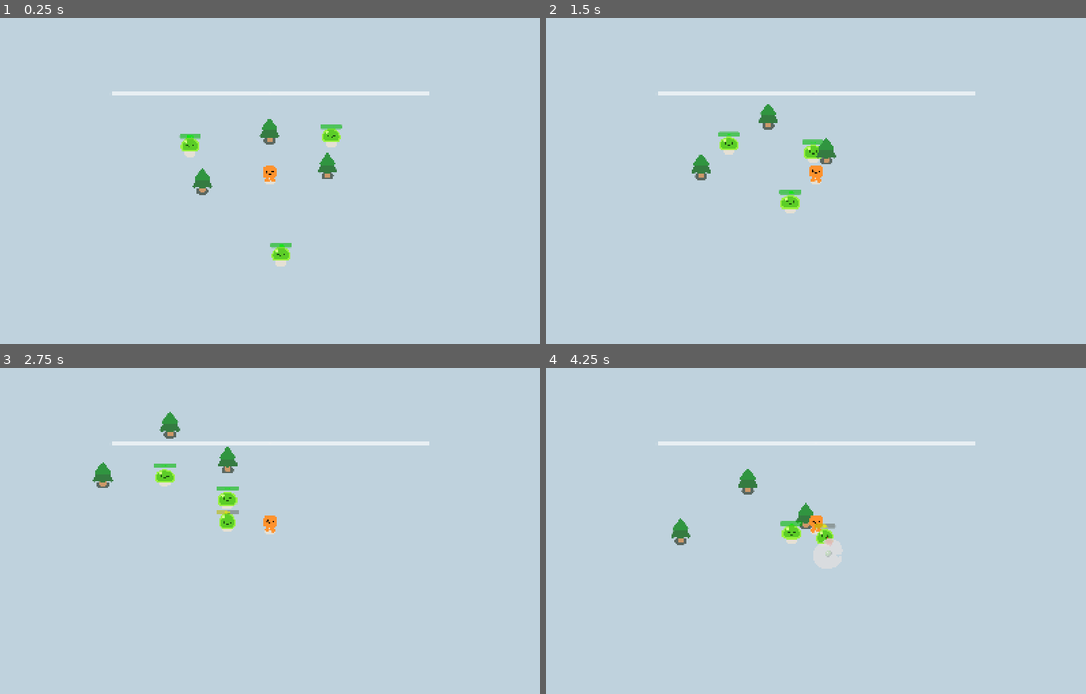
Above: before the commit, frames 1-4 (two rows, left to right).
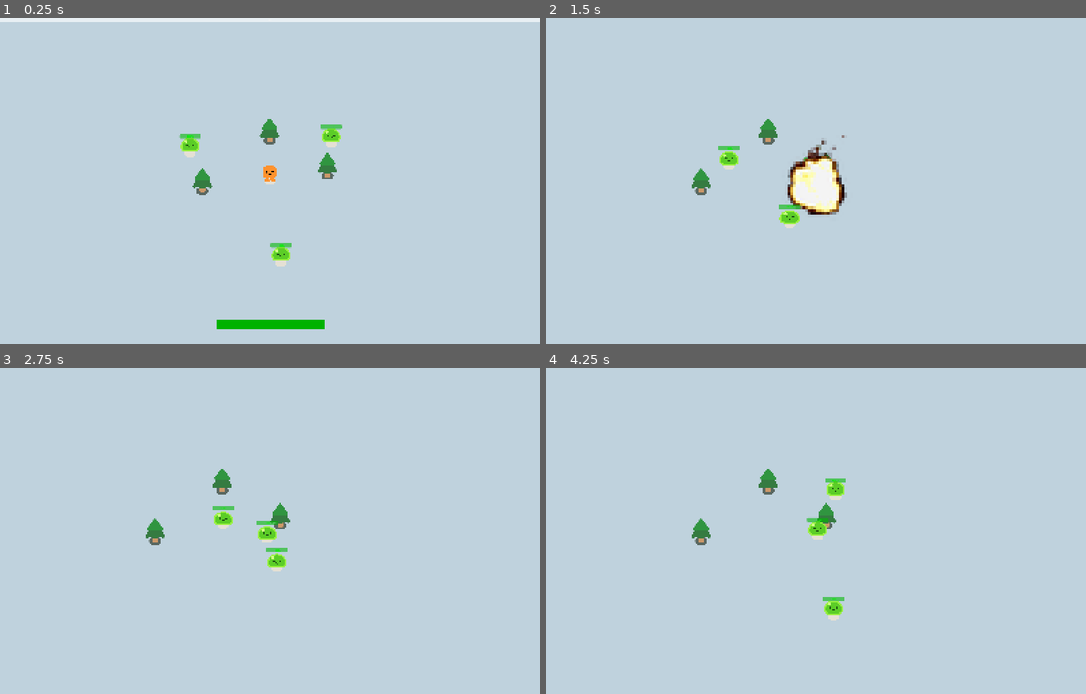
Above: after the commit, the same moments.

Repository: BromarBalkis/LampHireSurvivors
Game: Godot game, scene res://game.tscn
Two runs of this game, one before a commit and one after it. Both use one fixed random seed, a clock stepped at 60 frames per second and the inputs below.
Inputs:
- Up to frame 1 (0.25 s): no input
- Up to frame 2 (1.5 s): hold D (move_right) 0.53-1.28 s; hold S (move_down) from 1.28 s (still down)
- Up to frame 3 (2.75 s): release S (move_down) at 2.03 s; hold D (move_right) from 2.03 s (still down)
- Up to frame 4 (4.25 s): release D (move_right) at 2.78 s; hold W (move_up) 2.78-3.53 s; hold A (move_left) from 3.53 s (still down)

The runs differ from the first frame. In frame 1, 2.5% of the frame differs, in the area x 0-100%, y 0-96%; in frame 2, 3.9%, in the area x 20-80%, y 22-65%; in frame 3, 2.8%; in frame 4, 3.0%.

Commit message:
added player hp, improved experience orb collection

Diff:
--- a/Gun2.gd
+++ b/Gun2.gd
@@ -4,7 +4,11 @@
 var target_enemy
 var player
 
+#player-affected stats
 @export var damage: float = 35
+var bullet_size #kinda redundant? maybe for further enemies it matters #could have bullet penetration upgrade
+var projectile_count: float = 1
+
 
 var bullet_scene = preload("res://bullet.tscn")
 
@@ -37,10 +41,13 @@
 func _on_firing_speed_timeout() -> void:
 	if enemies_in_range.size() > 0:
 		var bullet_instance = bullet_scene.instantiate()
-		bullet_container.add_child(bullet_instance)
-		bullet_instance.global_position = $WeaponPivot/Pistol/Bullethole.global_position
-		bullet_instance.global_rotation = $WeaponPivot/Pistol/Bullethole.global_rotation
+		for i in projectile_count:
+			bullet_container.add_child(bullet_instance)
+			bullet_instance.global_position = $WeaponPivot/Pistol/Bullethole.global_position
+			bullet_instance.global_rotation = $WeaponPivot/Pistol/Bullethole.global_rotation
 
 func update_values() -> void:
 	$FiringSpeed.wait_time = 0.5/player.player_atk_spd
 	damage = 35*player.player_dmg_mult
+	projectile_count = player.player_projectile_count
+	bullet_size = player.player_projectile_size
--- a/bullet.gd
+++ b/bullet.gd
@@ -23,6 +23,8 @@
 func _physics_process(delta: float) -> void:
 	if target != null:
 		position += speed*target*delta
+	if target == null: #not sure if this will fix bullets stuck in place, i think that's caused by the target enemy being right on top of the gun then killed by something else
+		queue_free()
 
 
 func _on_body_entered(body: Node2D) -> void:
--- a/game.tscn
+++ b/game.tscn
@@ -1,10 +1,9 @@
-[gd_scene load_steps=6 format=3 uid="uid://b3u84076due2"]
+[gd_scene load_steps=5 format=3 uid="uid://b3u84076due2"]
 
 [ext_resource type="PackedScene" uid="uid://c1sx7bic4uhdj" path="res://player.tscn" id="1_80nbo"]
 [ext_resource type="PackedScene" uid="uid://c4r0jdhpl1vnl" path="res://PineTree.tscn" id="2_e2o6t"]
 [ext_resource type="PackedScene" uid="uid://d1dvx2tras4t4" path="res://slime.tscn" id="3_feb5d"]
 [ext_resource type="PackedScene" uid="uid://bf7ms01x67yy1" path="res://mob_spawn_path.tscn" id="4_fc0e3"]
-[ext_resource type="PackedScene" uid="uid://dqrk4fud5i5wu" path="res://scenes/debuffs.tscn" id="5_7jktm"]
 
 [node name="Game" type="Node2D"]
 y_sort_enabled = true
@@ -41,5 +40,3 @@
 
 [node name="SlimeMob3" parent="." instance=ExtResource("3_feb5d")]
 position = Vector2(1234, 295)
-
-[node name="Debuffs" parent="." instance=ExtResource("5_7jktm")]
--- a/gun.tscn
+++ b/gun.tscn
@@ -1,12 +1,12 @@
 [gd_scene load_steps=4 format=3 uid="uid://du5i8r7jdycua"]
 
 [ext_resource type="Script" uid="uid://dcw0jnbyjbk6e" path="res://Gun2.gd" id="1_kw0bs"]
-[ext_resource type="Texture2D" uid="uid://cswb5do8rrj7q" path="res://pistol/pistol.png" id="1_vk1bi"]
+[ext_resource type="Texture2D" uid="uid://ctxfjllrkx12h" path="res://pistol/pistol.png" id="1_vk1bi"]
 
 [sub_resource type="CircleShape2D" id="CircleShape2D_kw0bs"]
 radius = 950.0
 
-[node name="EnemySweep" type="ShapeCast2D" groups=["gun"]]
+[node name="Gun" type="ShapeCast2D" groups=["gun"]]
 shape = SubResource("CircleShape2D_kw0bs")
 target_position = Vector2(0, 0)
 collision_mask = 4
--- a/mob.gd
+++ b/mob.gd
@@ -11,6 +11,7 @@
 var max_hp
 var SPEED: = Vector2(200.0,200.0)
 var direction: Vector2
+var damage_to_player: float = 25
 
 
 func _ready() -> void:
@@ -18,8 +19,9 @@
 	$Slime.play_walk()
 
 func _physics_process(_delta: float) -> void:
-	direction = global_position.direction_to(player.global_position)
-	velocity = direction * SPEED
+	if player != null:
+		direction = global_position.direction_to(player.global_position)
+		velocity = direction * SPEED
 
 	move_and_slide()
 
@@ -30,17 +32,17 @@
 
 	if hp <= 0: #death
 		var smoke = SMOKE_SCENE.instantiate()
-		var exp = EXP_SCENE.instantiate()
+		var exp_orb = EXP_SCENE.instantiate()
 
 		var roll = randf()
 		if roll < 0.80:
-			exp.exp_value = 20
+			exp_orb.exp_value = 20
 		elif roll < 0.95:
-			exp.exp_value = 40
+			exp_orb.exp_value = 40
 		else:
-			exp.exp_value = 60
+			exp_orb.exp_value = 60
 		get_parent().add_child(smoke) #adds as a sibling of slimemob, so it doesnt get deleted
-		get_parent().add_child(exp)
+		get_parent().call_deferred("add_child", exp_orb)
 		smoke.global_position = global_position
-		exp.global_position = global_position
+		exp_orb.global_position = global_position
 		queue_free()
--- a/player.gd
+++ b/player.gd
@@ -6,6 +6,7 @@
 @export var player_speed_mult: float = 1 #movespeed
 @export var player_dmg_mult: float = 1 #of all weapons
 @export var player_atk_spd: float = 1 #of all weapons
+@export var player_hp: float = 100
 @export var player_max_hp: float = 100
 @export var player_defense: float = 0 #flat damage reduction
 @export var player_hp_regen: float = 0
@@ -13,12 +14,11 @@
 @export var player_exp_mult: float = 1
 
 @export var player_projectile_size: float = 1
-@export var player_projectile_count: float = 0 #maybe
+@export var player_projectile_count: float = 1 #maybe
 
 var SPEED: float = 450.0
-var player_hp: float = 100
 var direction
-
+var explosion_scene = preload("res://scenes/entities/death_explosion.tscn")
 var player_exp: float = 0
 var next_level_req: float = 100
 
@@ -59,7 +59,15 @@
 	SignalBus.exp_collected.connect(experience_handler)
 
 func take_damage(mob_damage) -> void:
-	if $InvulnTimer == $InvulnTimer.is_stopped(): #timer isnt alr running
+	if $InvulnTimer.is_stopped(): #timer isnt alr running
+		player_hp -= mob_damage
 		SignalBus.player_damaged.emit() #to update healthbar
-		player_hp -= mob_damage
 		$InvulnTimer.start()
+
+		if player_hp <= 0:
+			var death_explosion = explosion_scene.instantiate()
+			$".".add_sibling(death_explosion)
+			$Camera2D.reparent(get_parent()) #moves camera to higher level so it doesnt get freed with player (thus zooming in)
+
+			death_explosion.global_position = global_position
+			queue_free()
--- a/player.tscn
+++ b/player.tscn
@@ -1,17 +1,22 @@
-[gd_scene load_steps=7 format=3 uid="uid://c1sx7bic4uhdj"]
+[gd_scene load_steps=9 format=3 uid="uid://c1sx7bic4uhdj"]
 
 [ext_resource type="PackedScene" uid="uid://pbmyh1qru7p" path="res://characters/happy_boo/happy_boo.tscn" id="1_4flbx"]
 [ext_resource type="Script" uid="uid://brvlsv1ci5w12" path="res://player.gd" id="1_onrkg"]
 [ext_resource type="PackedScene" uid="uid://bxfs2i8tlep8q" path="res://scenes/player_ui.tscn" id="4_hqtel"]
 [ext_resource type="PackedScene" uid="uid://bxuqase5mx6iy" path="res://scenes/level_up_screen.tscn" id="5_sweqy"]
 [ext_resource type="PackedScene" uid="uid://cquooy1bktwwt" path="res://scenes/slicer.tscn" id="6_2hs0m"]
+[ext_resource type="Script" uid="uid://djvk7x82tnead" path="res://scripts/player_hurtbox.gd" id="7_1jxqw"]
 
 [sub_resource type="CircleShape2D" id="CircleShape2D_onrkg"]
 radius = 42.0119
 
+[sub_resource type="CircleShape2D" id="CircleShape2D_dw050"]
+radius = 48.0
+
 [node name="Player" type="CharacterBody2D" groups=["player"]]
 collision_mask = 2
 script = ExtResource("1_onrkg")
+player_hp = 25.0
 
 [node name="HappyBoo" parent="." instance=ExtResource("1_4flbx")]
 
@@ -23,17 +28,24 @@
 zoom = Vector2(0.5, 0.5)
 
 [node name="Slicer" parent="." instance=ExtResource("6_2hs0m")]
+visible = false
 
 [node name="PlayerUI" parent="." instance=ExtResource("4_hqtel")]
 anchors_preset = 0
 anchor_right = 0.0
 anchor_bottom = 0.0
-offset_left = -952.0
-offset_top = -536.0
-offset_right = 960.0
-offset_bottom = -512.0
+offset_left = -1619.0
+offset_top = -980.0
+offset_right = 1619.0
+offset_bottom = -947.7559
 grow_horizontal = 1
 grow_vertical = 1
+
+[node name="HpBar" parent="PlayerUI" index="1"]
+offset_left = 1299.0
+offset_top = 1812.0
+offset_right = 1946.5391
+offset_bottom = 1868.5
 
 [node name="LevelUpScreen" parent="." instance=ExtResource("5_sweqy")]
 offset_left = -952.0
@@ -44,3 +56,18 @@
 [node name="InvulnTimer" type="Timer" parent="."]
 wait_time = 0.5
 one_shot = true
+
+[node name="Hurtbox" type="Area2D" parent="."]
+position = Vector2(0, 16)
+collision_layer = 0
+collision_mask = 4
+script = ExtResource("7_1jxqw")
+
+[node name="CollisionShape2D" type="CollisionShape2D" parent="Hurtbox"]
+position = Vector2(0, -40)
+shape = SubResource("CircleShape2D_dw050")
+debug_color = Color(0.8457389, 0.3129501, 0.5519731, 0.41960785)
+
+[connection signal="body_entered" from="Hurtbox" to="Hurtbox" method="_on_body_entered"]
+
+[editable path="PlayerUI"]
--- /dev/null
+++ b/scenes/entities/death_explosion.tscn
@@ -0,0 +1,142 @@
+[gd_scene load_steps=20 format=3 uid="uid://drpbydtmweqoy"]
+
+[ext_resource type="Texture2D" uid="uid://cfsnwsr5coagr" path="res://ezgif.com-gif-to-sprite-converter.png" id="1_gb4jk"]
+
+[sub_resource type="AtlasTexture" id="AtlasTexture_pv5ck"]
+atlas = ExtResource("1_gb4jk")
+region = Rect2(224, 0, 32, 32)
+
+[sub_resource type="AtlasTexture" id="AtlasTexture_qlhlw"]
+atlas = ExtResource("1_gb4jk")
+region = Rect2(256, 0, 32, 32)
+
+[sub_resource type="AtlasTexture" id="AtlasTexture_gfskg"]
+atlas = ExtResource("1_gb4jk")
+region = Rect2(288, 0, 32, 32)
+
+[sub_resource type="AtlasTexture" id="AtlasTexture_mavtf"]
+atlas = ExtResource("1_gb4jk")
+region = Rect2(320, 0, 32, 32)
+
+[sub_resource type="AtlasTexture" id="AtlasTexture_ge5qy"]
+atlas = ExtResource("1_gb4jk")
+region = Rect2(352, 0, 32, 32)
+
+[sub_resource type="AtlasTexture" id="AtlasTexture_ok3v0"]
+atlas = ExtResource("1_gb4jk")
+region = Rect2(384, 0, 32, 32)
+
+[sub_resource type="AtlasTexture" id="AtlasTexture_p7fvx"]
+atlas = ExtResource("1_gb4jk")
+region = Rect2(416, 0, 32, 32)
+
+[sub_resource type="AtlasTexture" id="AtlasTexture_hk1qf"]
+atlas = ExtResource("1_gb4jk")
+region = Rect2(448, 0, 32, 32)
+
+[sub_resource type="AtlasTexture" id="AtlasTexture_vh2vj"]
+atlas = ExtResource("1_gb4jk")
+region = Rect2(480, 0, 32, 32)
+
+[sub_resource type="AtlasTexture" id="AtlasTexture_q0jk4"]
+atlas = ExtResource("1_gb4jk")
+region = Rect2(512, 0, 32, 32)
+
+[sub_resource type="AtlasTexture" id="AtlasTexture_2ql3i"]
+atlas = ExtResource("1_gb4jk")
+region = Rect2(0, 0, 32, 32)
+
+[sub_resource type="AtlasTexture" id="AtlasTexture_4qjch"]
+atlas = ExtResource("1_gb4jk")
+region = Rect2(32, 0, 32, 32)
+
+[sub_resource type="AtlasTexture" id="AtlasTexture_h6tqx"]
+atlas = ExtResource("1_gb4jk")
+region = Rect2(64, 0, 32, 32)
+
+[sub_resource type="AtlasTexture" id="AtlasTexture_7w6sy"]
+atlas = ExtResource("1_gb4jk")
+region = Rect2(96, 0, 32, 32)
+
+[sub_resource type="AtlasTexture" id="AtlasTexture_2418g"]
+atlas = ExtResource("1_gb4jk")
+region = Rect2(128, 0, 32, 32)
+
+[sub_resource type="AtlasTexture" id="AtlasTexture_ov06p"]
+atlas = ExtResource("1_gb4jk")
+region = Rect2(160, 0, 32, 32)
+
+[sub_resource type="AtlasTexture" id="AtlasTexture_28qra"]
+atlas = ExtResource("1_gb4jk")
+region = Rect2(192, 0, 32, 32)
+
+[sub_resource type="SpriteFrames" id="SpriteFrames_6vav5"]
+animations = [{
+"frames": [{
+"duration": 1.0,
+"texture": SubResource("AtlasTexture_pv5ck")
+}, {
+"duration": 1.0,
+"texture": SubResource("AtlasTexture_qlhlw")
+}, {
+"duration": 1.0,
+"texture": SubResource("AtlasTexture_gfskg")
+}, {
+"duration": 1.0,
+"texture": SubResource("AtlasTexture_mavtf")
+}, {
+"duration": 1.0,
+"texture": SubResource("AtlasTexture_ge5qy")
+}, {
+"duration": 1.0,
+"texture": SubResource("AtlasTexture_ok3v0")
+}, {
+"duration": 1.0,
+"texture": SubResource("AtlasTexture_p7fvx")
+}, {
+"duration": 1.0,
+"texture": SubResource("AtlasTexture_hk1qf")
+}, {
+"duration": 1.0,
+"texture": SubResource("AtlasTexture_vh2vj")
+}, {
+"duration": 1.0,
+"texture": SubResource("AtlasTexture_q0jk4")
+}, {
+"duration": 1.0,
+"texture": SubResource("AtlasTexture_2ql3i")
+}, {
+"duration": 1.0,
+"texture": SubResource("AtlasTexture_4qjch")
+}, {
+"duration": 1.0,
+"texture": SubResource("AtlasTexture_h6tqx")
+}, {
+"duration": 1.0,
+"texture": SubResource("AtlasTexture_7w6sy")
+}, {
+"duration": 1.0,
+"texture": SubResource("AtlasTexture_2418g")
+}, {
+"duration": 1.0,
+"texture": SubResource("AtlasTexture_ov06p")
+}, {
+"duration": 1.0,
+"texture": SubResource("AtlasTexture_28qra")
+}, {
+"duration": 1.0,
+"texture": SubResource("AtlasTexture_pv5ck")
+}],
+"loop": false,
+"name": &"default",
+"speed": 15.0
+}]
+
+[node name="death_explosion" type="Node2D"]
+
+[node name="AnimatedSprite2D" type="AnimatedSprite2D" parent="."]
+scale = Vector2(17, 17)
+sprite_frames = SubResource("SpriteFrames_6vav5")
+autoplay = "default"
+frame = 17
+frame_progress = 1.0
--- a/scenes/entities/xp_orb.tscn
+++ b/scenes/entities/xp_orb.tscn
@@ -1,10 +1,13 @@
-[gd_scene load_steps=4 format=3 uid="uid://dqhr1bm505hv3"]
+[gd_scene load_steps=5 format=3 uid="uid://dqhr1bm505hv3"]
 
 [ext_resource type="Texture2D" uid="uid://cki7rsqxphkio" path="res://assets/entities/xp_orb_1.png" id="1_udqnt"]
 [ext_resource type="Script" uid="uid://cd8vkbmnsnp3k" path="res://scripts/xp_orb.gd" id="1_uomnj"]
 
 [sub_resource type="CircleShape2D" id="CircleShape2D_uomnj"]
 radius = 8.0
+
+[sub_resource type="CircleShape2D" id="CircleShape2D_3xso5"]
+radius = 118.44408
 
 [node name="XpOrb" type="Area2D"]
 script = ExtResource("1_uomnj")
@@ -17,4 +20,11 @@
 scale = Vector2(3, 3)
 shape = SubResource("CircleShape2D_uomnj")
 
+[node name="SuccArea" type="Area2D" parent="."]
+collision_layer = 0
+
+[node name="CollisionShape2D" type="CollisionShape2D" parent="SuccArea"]
+shape = SubResource("CircleShape2D_3xso5")
+
 [connection signal="body_entered" from="." to="." method="_on_body_entered"]
+[connection signal="body_entered" from="SuccArea" to="." method="_on_succ_area_body_entered"]
--- a/scenes/player_ui.tscn
+++ b/scenes/player_ui.tscn
@@ -1,6 +1,7 @@
-[gd_scene load_steps=6 format=3 uid="uid://bxfs2i8tlep8q"]
+[gd_scene load_steps=8 format=3 uid="uid://bxfs2i8tlep8q"]
 
 [ext_resource type="Script" uid="uid://1np2mk5lg4w7" path="res://scripts/player_ui.gd" id="1_jkj6h"]
+[ext_resource type="Script" uid="uid://bytsesnip1pp2" path="res://scripts/player_hp_bar.gd" id="2_sk4pr"]
 
 [sub_resource type="CanvasTexture" id="CanvasTexture_jkj6h"]
 
@@ -13,6 +14,9 @@
 [sub_resource type="StyleBoxTexture" id="StyleBoxTexture_48xfa"]
 texture = SubResource("CanvasTexture_sk4pr")
 modulate_color = Color(1.2706519e-05, 0.9160526, 0.9160526, 1)
+
+[sub_resource type="StyleBoxFlat" id="StyleBoxFlat_jkj6h"]
+bg_color = Color(0, 0.6987805, 0.1647977, 1)
 
 [node name="PlayerUI" type="Control"]
 layout_mode = 3
@@ -34,5 +38,12 @@
 
 [node name="HpBar" type="ProgressBar" parent="."]
 layout_mode = 0
-offset_right = 4.0
-offset_bottom = 27.0
+offset_left = 512.0
+offset_top = 912.0
+offset_right = 1159.5391
+offset_bottom = 968.5
+theme_override_styles/fill = SubResource("StyleBoxFlat_jkj6h")
+value = 100.0
+rounded = true
+show_percentage = false
+script = ExtResource("2_sk4pr")
--- a/scripts/SignalBus.gd
+++ b/scripts/SignalBus.gd
@@ -18,4 +18,6 @@
 @warning_ignore("unused_signal")
 signal exp_collected(expvalue)
 
+signal player_death
+
 var damage #we ball (for slicerparticles script)
--- /dev/null
+++ b/scripts/player_hp_bar.gd
@@ -0,0 +1,21 @@
+extends ProgressBar
+
+@onready var player = get_tree().get_first_node_in_group("player")
+
+var health_percent: float = 1
+
+func _ready() -> void:
+	SignalBus.player_damaged.connect(update_bar)
+	var health_color_fade := get_health_color_fade_by_percent(1) #make sure it isnt white on load
+	set_modulate(health_color_fade)
+
+func update_bar() -> void:
+	health_percent = (player.player_hp/player.player_max_hp)
+	value = health_percent*100 #move the bar itself
+	var health_color_fade := get_health_color_fade_by_percent(health_percent)
+	set_modulate(health_color_fade)
+
+func get_health_color_fade_by_percent(percent: float) -> Color:
+	var r: float = min(2 - (percent / 0.5), 1.0)
+	var g: float = min(percent / 0.5, 1.0)
+	return Color(r, g, 0.0)
--- /dev/null
+++ b/scripts/player_hurtbox.gd
@@ -0,0 +1,8 @@
+extends Area2D
+
+
+@onready var player = get_parent()
+
+func _on_body_entered(body: Node2D) -> void:
+	if body.collision_layer == 4:
+		player.take_damage(body.damage_to_player)
--- a/scripts/xp_orb.gd
+++ b/scripts/xp_orb.gd
@@ -2,6 +2,8 @@
 
 @export var exp_value: int = 5
 
+var target
+var pickup: bool = false
 
 # Called when the node enters the scene tree for the first time.
 func _ready() -> void:
@@ -12,13 +14,21 @@
 	elif exp_value == 60:
 		$Sprite2D.texture = preload("res://assets/entities/xp_orb_3.png")
 
-
-# Called every frame. 'delta' is the elapsed time since the previous frame.
-func _process(delta: float) -> void:
-	pass
-
+func _physics_process(_delta: float) -> void:
+	succ()
 
 func _on_body_entered(body: Node2D) -> void:
 	if body.collision_layer == 1:
 		SignalBus.exp_collected.emit(exp_value)
+
 		queue_free()
+
+
+func _on_succ_area_body_entered(body: Node2D) -> void:
+	if body.collision_layer == 1:
+		target = body.global_position
+		pickup = true
+
+func succ() -> void:
+	if pickup:
+		position = position.move_toward(target, 100) #looks like move_toward has delta by default
Binary file added: ezgif.com-gif-to-sprite-converter.png
Not shown, added: scripts/player_hp_bar.gd.uid
Not shown, added: scripts/player_hurtbox.gd.uid
